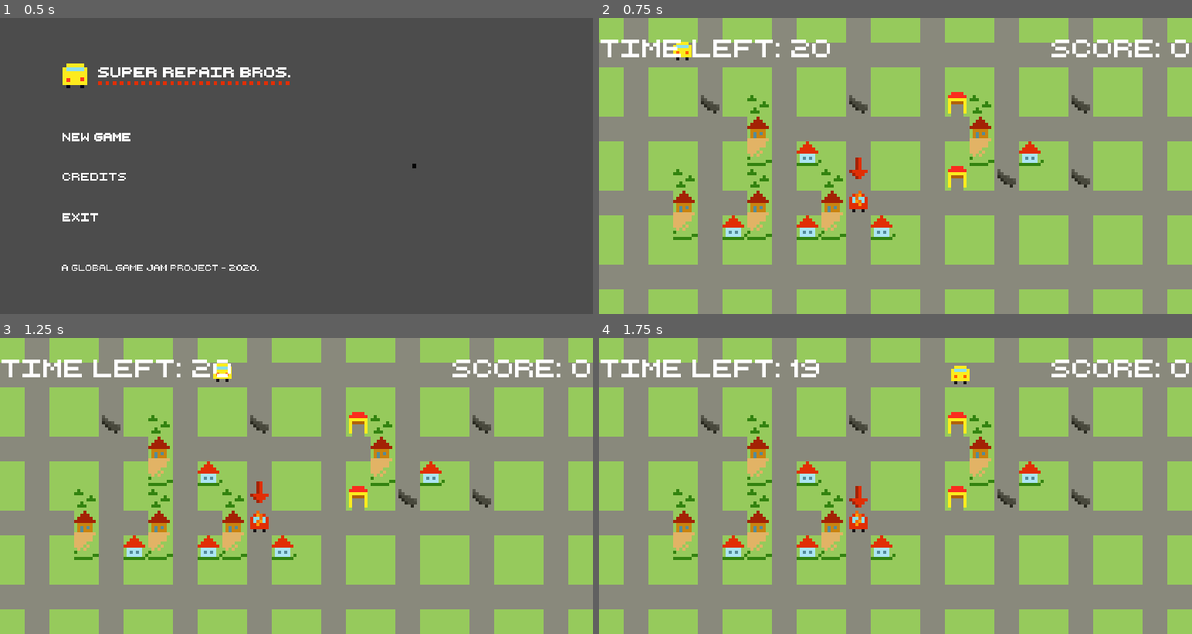
Above: before the commit, frames 1-4 (two rows, left to right).
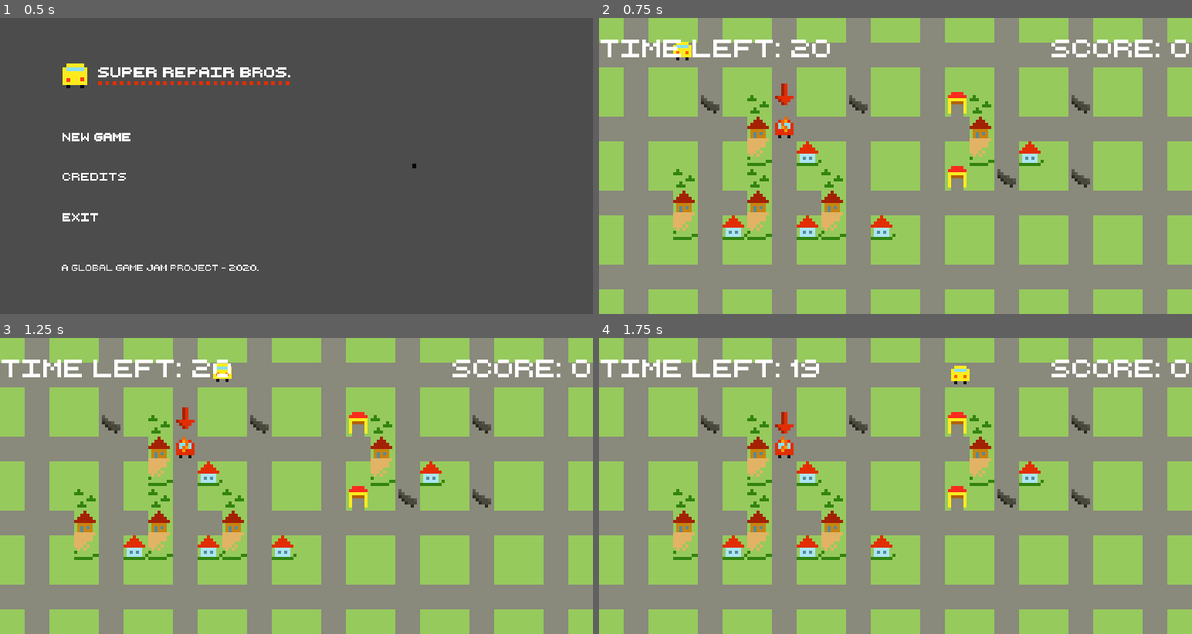
Above: after the commit, the same moments.

Repository: super-repair-bros/super-repair-bros
Game: Godot game, scene res://Scenes/TitleScreen/TitleScreen.tscn
Two runs of this game, one before a commit and one after it. Both use one fixed random seed, a clock stepped at 60 frames per second and the inputs below.
Inputs (mouse positions are in pixels of both pictures, inside the frame that each line leads up to):
- Up to frame 1 (0.5 s): no input
- Up to frame 2 (0.75 s): click (776, 136) at 0.5 s
- Up to frame 3 (1.25 s): no input
- Up to frame 4 (1.75 s): move the mouse to (1025, 471) at 1.27 s; press the mouse at (1025, 471) at 1.28 s; hold D (right) from 1.28 s (still down)

Frame 1 is identical in both runs. In frame 2, 0.6% of the frame differs, in the area x 29-46%, y 22-66%; in frame 3, 0.6%; in frame 4, 0.6%.

Commit message:
fixed bug where wrack spawn outside

Diff:
--- a/Scenes/Wrack/Wrack.gd
+++ b/Scenes/Wrack/Wrack.gd
@@ -36,7 +36,7 @@
 func generate_random_on_crossing():
 	# Insted of trying all random coords,
 	# we use the grid of width x height tiles
-	var rand = randi() % (width * height + 1);
+	var rand = randi() % (width * height);
 	var posX = (rand % width);
 	var posY = int(rand / width);
 
